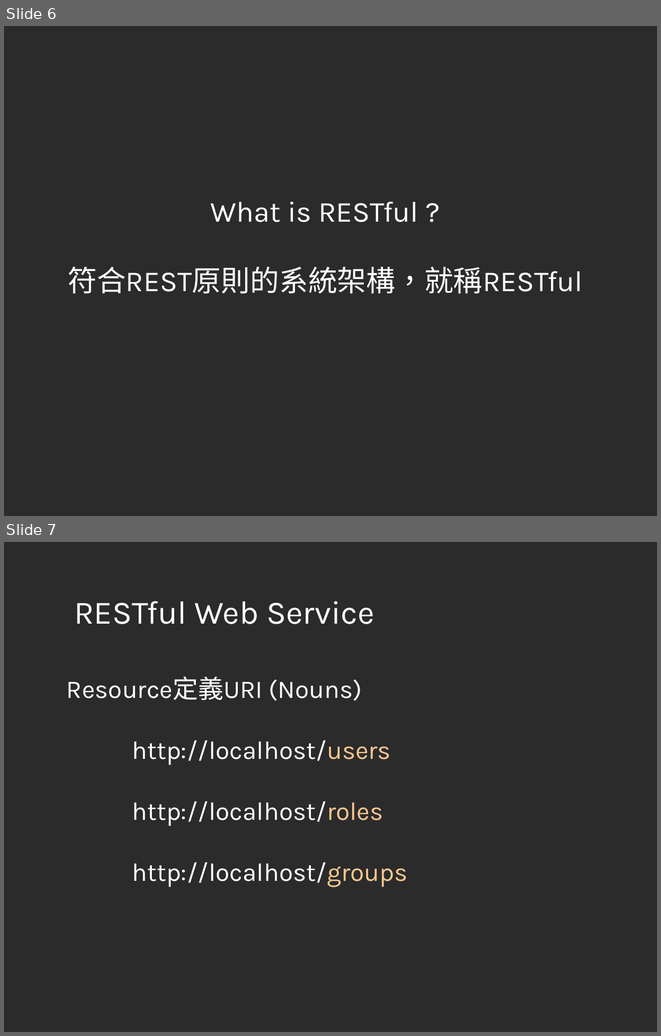
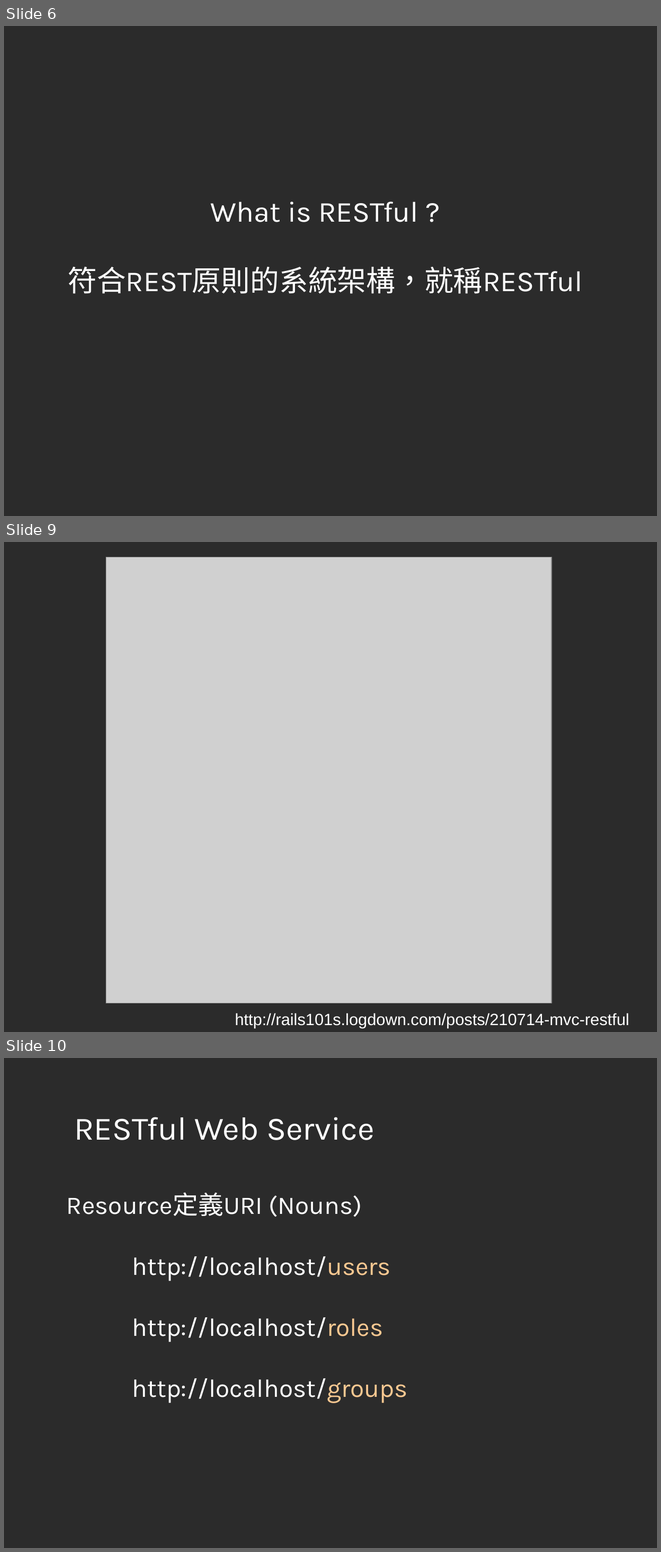
Before and after one commit to lbeeon/Node-Restful-demo, a slide deck: REST & RESTful.ppt. Shown one above the other, each under a label of ours: slides 6 and 7 before the commit, slides 6, 9 and 10 after it; the slides between them are not shown. The pictures are 661x1036 and 661x1552 pixels, drawn with LibreOffice and Linux fonts; fonts in the diff are those of the drawing; grey boxes stand for pictures; background and template pictures are left out; a plain dark background stands for a picture behind light text. Boxes give left, top, right and bottom in pixels: in the first picture for what was removed or moved away, otherwise in the second. Text is boxed around its words. In the diff, an @@ line names an element or a change of style, - is before the commit and + after.

Commit message:
ppt modified

```diff
--- a/REST & RESTful.ppt
+++ b/REST & RESTful.ppt
@@ slide 9 added at (4, 542, 657, 1032), background picture (left out) @@
@@ picture added at (106, 557, 551, 1003) @@
@@ text added at (235, 1013, 629, 1027), 18 pt, text #FFFFFF @@
+http://rails101s.logdown.com/posts/210714-mvc-restful
@@ what was slide 7 is now slide 10 @@
```
Also in this commit, not shown: 2 other slides added.
